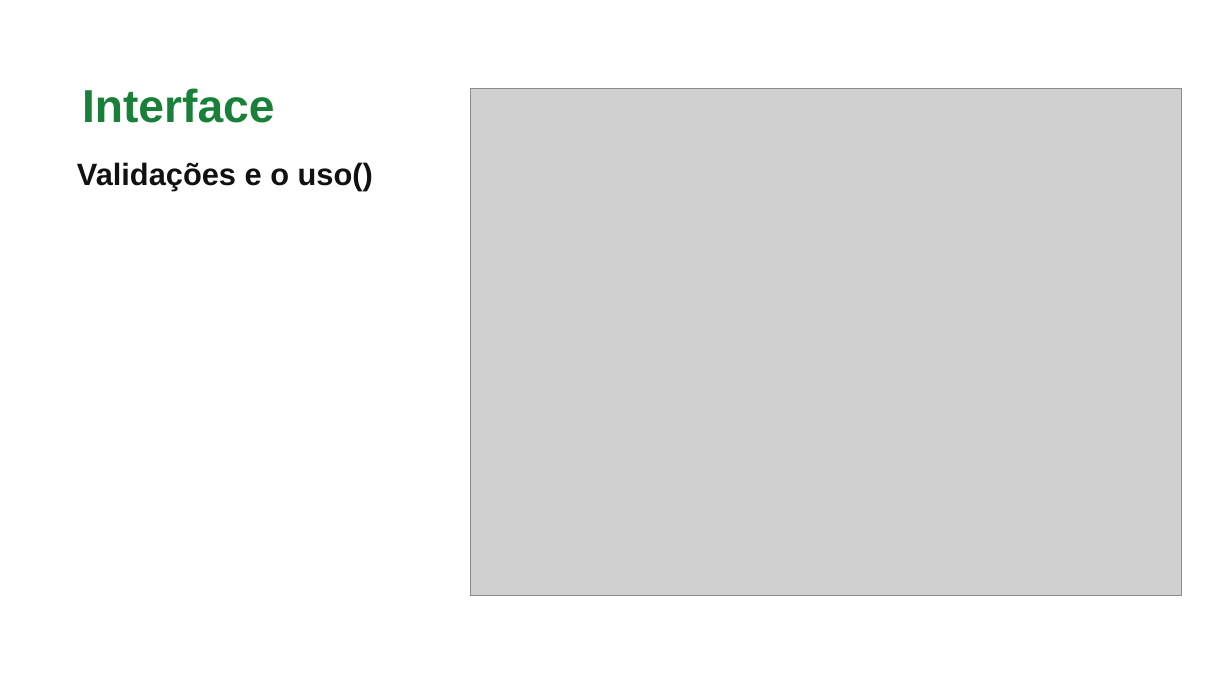
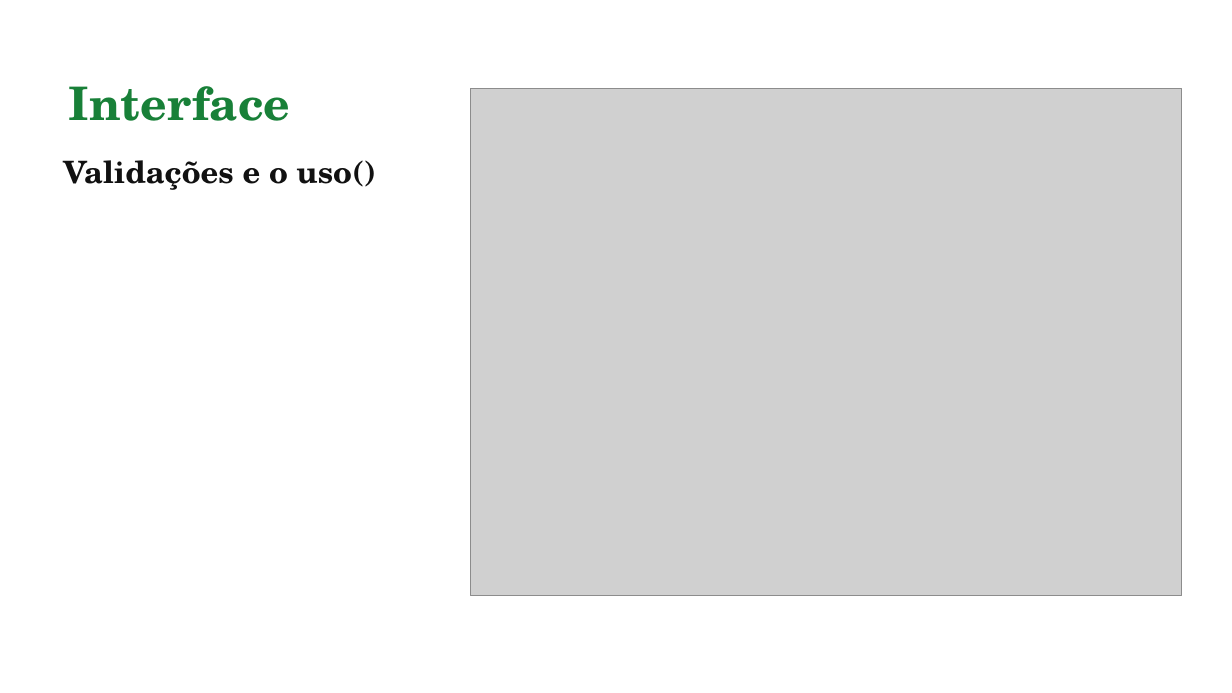
Before and after one commit to Alice678-afk/SO-Trabalho1, a slide deck: slide 8 of entrega/TrabalhoPratico1.pptx. Drawn at 1232x693 pixels with LibreOffice and Linux fonts; fonts in the diff are those of the drawing; grey boxes stand for pictures. Boxes give left, top, right and bottom in pixels: in the first picture for what was removed or moved away, otherwise in the second. Text is boxed around its words. In the diff, an @@ line names an element or a change of style, - is before the commit and + after.

```diff
--- a/entrega/TrabalhoPratico1.pptx
+++ b/entrega/TrabalhoPratico1.pptx
@@ text "Interface": place and size @@
-text "Interface" at bbox=[82, 88, 274, 123]
+text "Interface" at bbox=[69, 86, 291, 121]
@@ text "Interface" at bbox=[69, 86, 291, 121]: font Arial to TeX Gyre Schola @@
@@ text "Validações e o uso()": place and size @@
-text "Validações e o uso()" at bbox=[77, 162, 373, 191]
+text "Validações e o uso()" at bbox=[63, 160, 376, 190]
@@ text "Validações e o uso()" at bbox=[63, 160, 376, 190]: font Arial to TeX Gyre Schola @@
```
Also in this commit, not shown: 23 other slides changed, 5 slides added, 1 slide removed, 2 other files.
